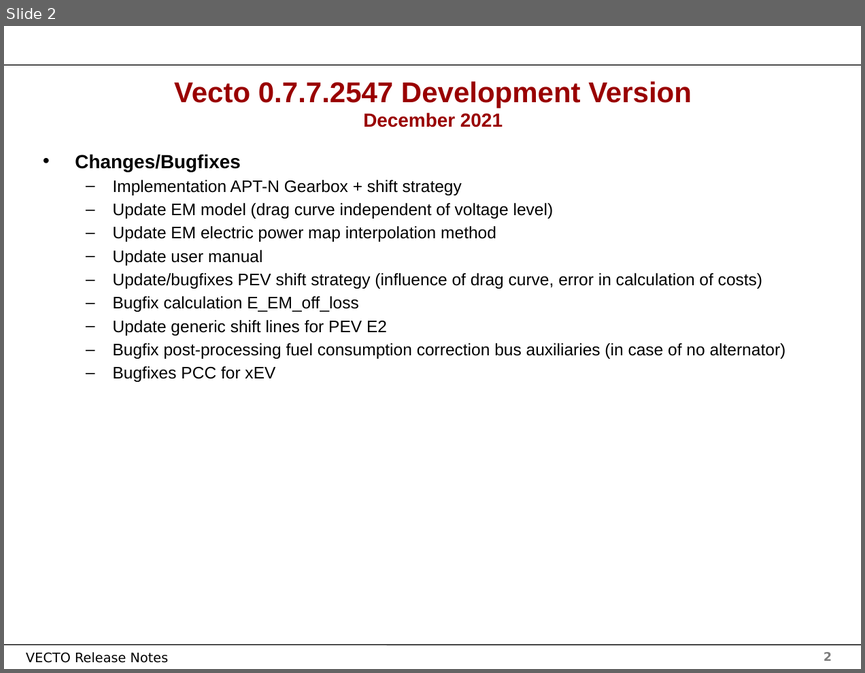
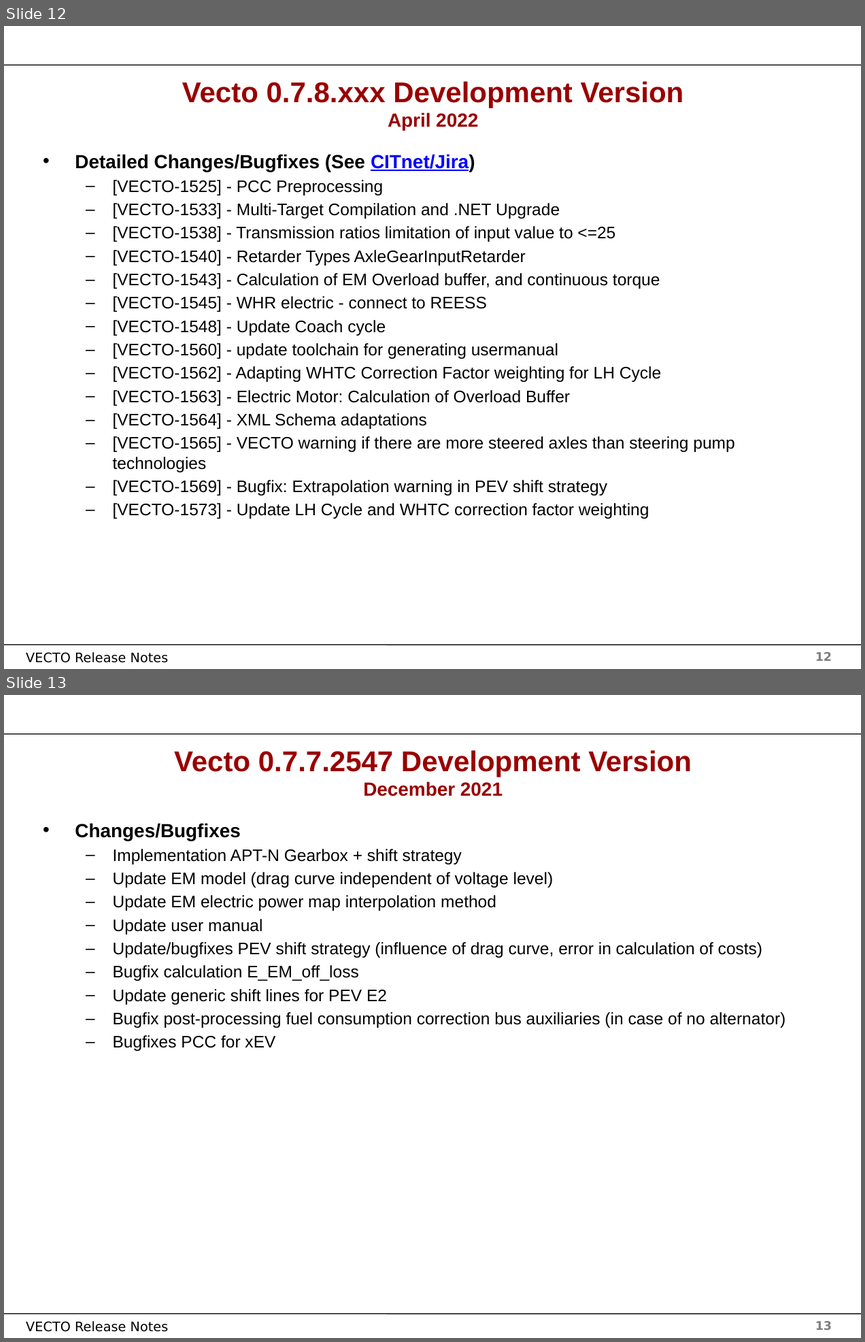
Before and after one commit to tanawadeatharva/BharatVECTO, a slide deck: Documentation/User Manual Source/Release Notes Vecto3.x.pptx. Shown one above the other, each under a label of ours: slide 2 before the commit, slides 12 and 13 after it. The pictures are 865x673 and 865x1342 pixels, drawn with LibreOffice and Linux fonts; fonts in the diff are those of the drawing; background and template pictures are left out. Boxes give left, top, right and bottom in pixels: in the first picture for what was removed or moved away, otherwise in the second. Text is boxed around its words. In the diff, an @@ line names an element or a change of style, - is before the commit and + after.

```diff
--- a/Documentation/User Manual Source/Release Notes Vecto3.x.pptx
+++ b/Documentation/User Manual Source/Release Notes Vecto3.x.pptx
@@ slide 12 added at box(4, 26, 861, 669), background #FFFFFF; not listed: 4 template elements that a slide beside it also shows @@
@@ title added at box(182, 81, 684, 131), 24 pt, text #990000, bold @@
+Vecto 0.7.8.xxx Development Version
+April 2022
@@ text added at box(75, 154, 734, 518), 14 pt, text #000000 @@
+• Detailed Changes/Bugfixes (See CITnet/Jira)
+  – [VECTO-1525] - PCC Preprocessing
+  – [VECTO-1533] - Multi-Target Compilation and .NET Upgrade
+  – [VECTO-1538] - Transmission ratios limitation of input value to <=25
+  – [VECTO-1540] - Retarder Types AxleGearInputRetarder
+  – [VECTO-1543] - Calculation of EM Overload buffer, and continuous torque
+  – [VECTO-1545] - WHR electric - connect to REESS
+  – [VECTO-1548] - Update Coach cycle
+  – [VECTO-1560] - update toolchain for generating usermanual
+  – [VECTO-1562] - Adapting WHTC Correction Factor weighting for LH Cycle
+  – [VECTO-1563] - Electric Motor: Calculation of Overload Buffer
+  – [VECTO-1564] - XML Schema adaptations
+  – [VECTO-1565] - VECTO warning if there are more steered axles than steering pump technologies
+  – [VECTO-1569] - Bugfix: Extrapolation warning in PEV shift strategy
+  – [VECTO-1573] - Update LH Cycle and WHTC correction factor weighting
@@ what was slide 2 is now slide 13 @@
@@ page number at box(815, 1321, 832, 1329): text changed @@
-2
+13
```
Also in this commit, not shown: 1 slide changed, 10 other slides added.
